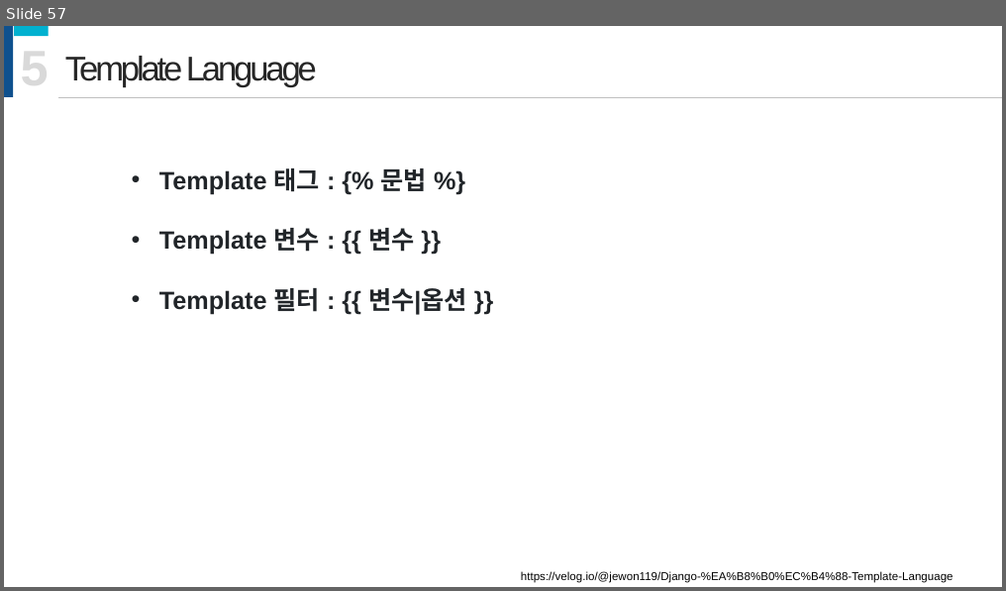
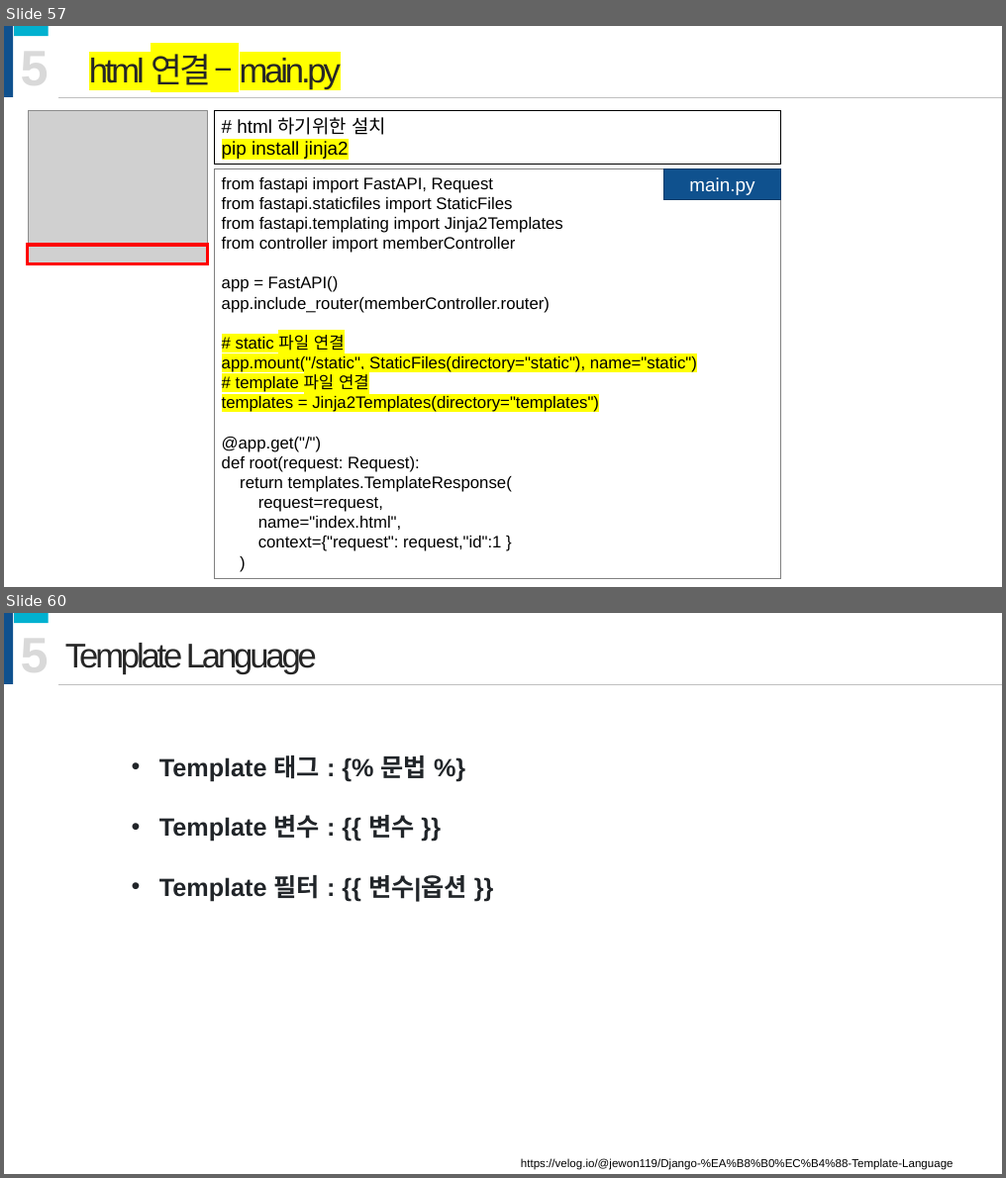
Before and after one commit to onulee/fastApi, a slide deck: fastApi강의.pptx. Shown one above the other, each under a label of ours: slide 57 before the commit, slides 57 and 60 after it; the slides between them are not shown. The pictures are 1006x591 and 1006x1178 pixels, drawn with LibreOffice and Linux fonts; fonts in the diff are those of the drawing; grey boxes stand for pictures. Boxes give left, top, right and bottom in pixels: in the first picture for what was removed or moved away, otherwise in the second. Text is boxed around its words. In the diff, an @@ line names an element or a change of style, - is before the commit and + after.

```diff
--- a/fastApi강의.pptx
+++ b/fastApi강의.pptx
@@ slide 57 added at <box>4,26,1002,587</box>, background #FFFFFF @@
@@ rectangle added at <box>4,26,13,97</box>, fill #0F518E @@
@@ rectangle added at <box>13,26,48,36</box>, fill #01B1D0 @@
@@ text added at <box>21,41,49,96</box>, 48 pt, text #D9D9D9, bold @@
+5
@@ text added at <box>89,54,341,89</box>, 33 pt, text #262626 @@
+html 연결 – main.py
@@ picture added at <box>28,110,207,264</box> @@
@@ line added from (57, 97) to (1002, 97), #BFBFBF 0.5 pt @@
@@ rectangle added at <box>214,110,781,164</box>, outline #000000 0.75 pt, 18 pt, text #000000 @@
+# html 하기위한 설치
+pip install jinja2
@@ rectangle added at <box>214,169,781,578</box>, outline #808080 0.75 pt, 16 pt, text #000000 @@
+from fastapi import FastAPI, Request
+from fastapi.staticfiles import StaticFiles
+from fastapi.templating import Jinja2Templates
+from controller import memberController
+app = FastAPI()
+app.include_router(memberController.router)
+# static 파일 연결
+app.mount("/static", StaticFiles(directory="static"), name="static")
+# template 파일 연결
+templates = Jinja2Templates(directory="templates")
+@app.get("/")
+def root(request: Request):
+return templates.TemplateResponse(
+request=request,
+name="index.html",
+context={"request": request,"id":1 }
+)
@@ rectangle added at <box>664,169,781,199</box>, fill #0F518E, outline #0B3C69 1 pt, 18 pt, text #FFFFFF @@
+main.py
@@ rectangle added at <box>27,245,207,264</box>, outline #FF0000 3 pt @@
@@ what was slide 57 is now slide 60 @@
```
Also in this commit, not shown: 32 slides changed, 3 other slides added, 25 slides removed, 7 other files.
